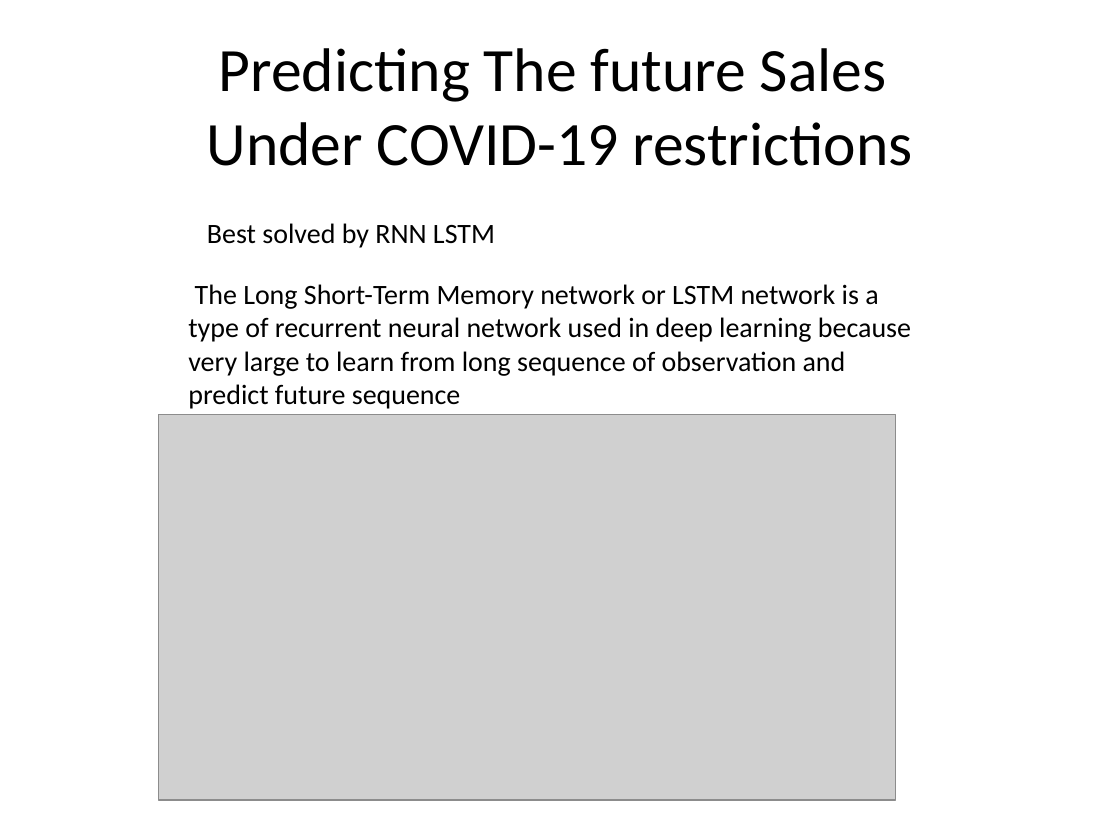
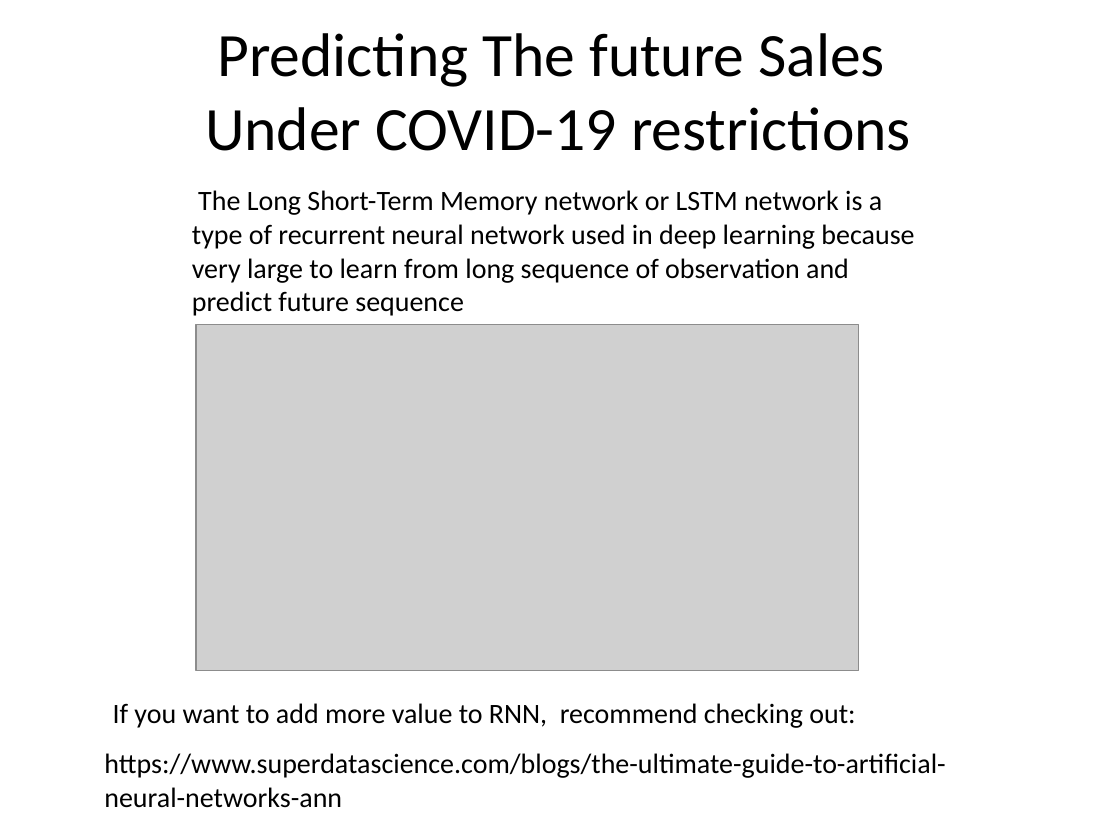
Before and after one commit to ziadmohd/NYCYellowTaxi, a slide deck: slide 9 of Impact of COVID-10 on NYC Taxi Industries.pptx. Drawn at 1120x840 pixels with LibreOffice and Linux fonts; fonts in the diff are those of the drawing; grey boxes stand for pictures. Boxes give left, top, right and bottom in pixels: in the first picture for what was removed or moved away, otherwise in the second. Text is boxed around its words. In the diff, an @@ line names an element or a change of style, - is before the commit and + after.

```diff
--- a/Impact of COVID-10 on NYC Taxi Industries.pptx
+++ b/Impact of COVID-10 on NYC Taxi Industries.pptx
@@ title "Predicting The future Sales Under ...": place and size @@
-title "Predicting The future Sales Under ..." at (207, 48, 913, 166)
+title "Predicting The future Sales Under ..." at (205, 33, 911, 151)
@@ text "The Long Short-Term Memory network ...": place and size @@
-text "The Long Short-Term Memory network ..." at (188, 284, 911, 409)
+text "The Long Short-Term Memory network ..." at (192, 190, 914, 316)
@@ text removed at (207, 223, 495, 248) @@
-Best solved by RNN LSTM
@@ picture: place and size @@
-picture at (159, 414, 896, 800)
+picture at (196, 325, 859, 671)
@@ text added at (113, 703, 855, 728), 18 pt, text #000000 @@
+If you want to add more value to RNN, recommend checking out:
@@ text added at (104, 753, 945, 808), 18 pt, text #000000 @@
+https://www.superdatascience.com/blogs/the-ultimate-guide-to-artificial-neural-networks-ann
```
Also in this commit, not shown: 2 other slides changed.
